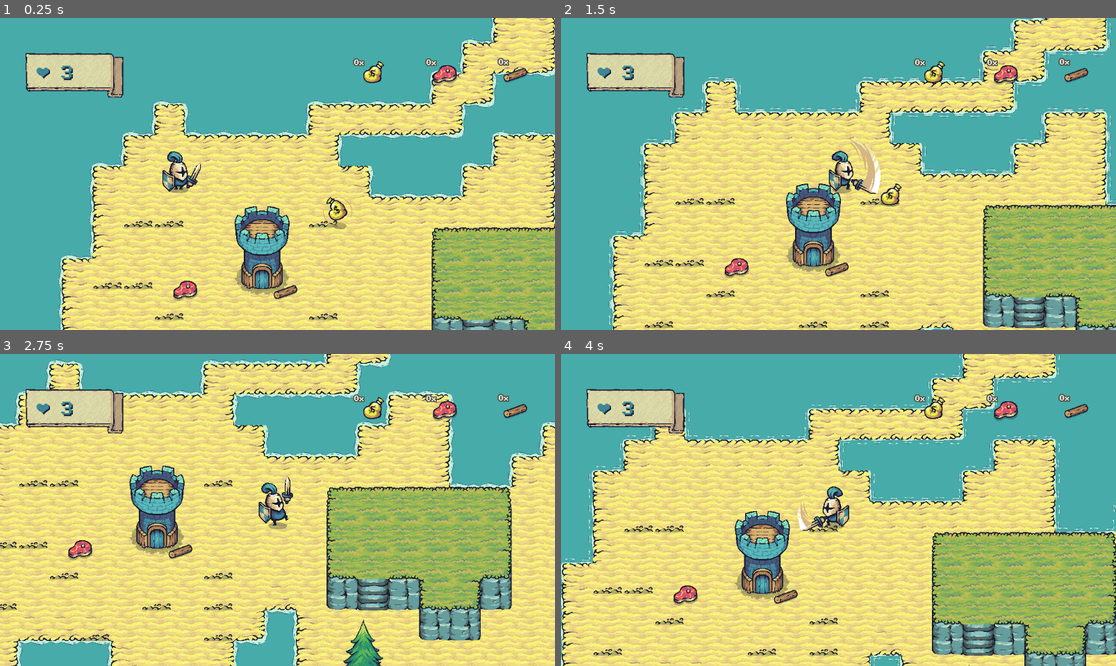
Above: before the commit, frames 1-4 (two rows, left to right).
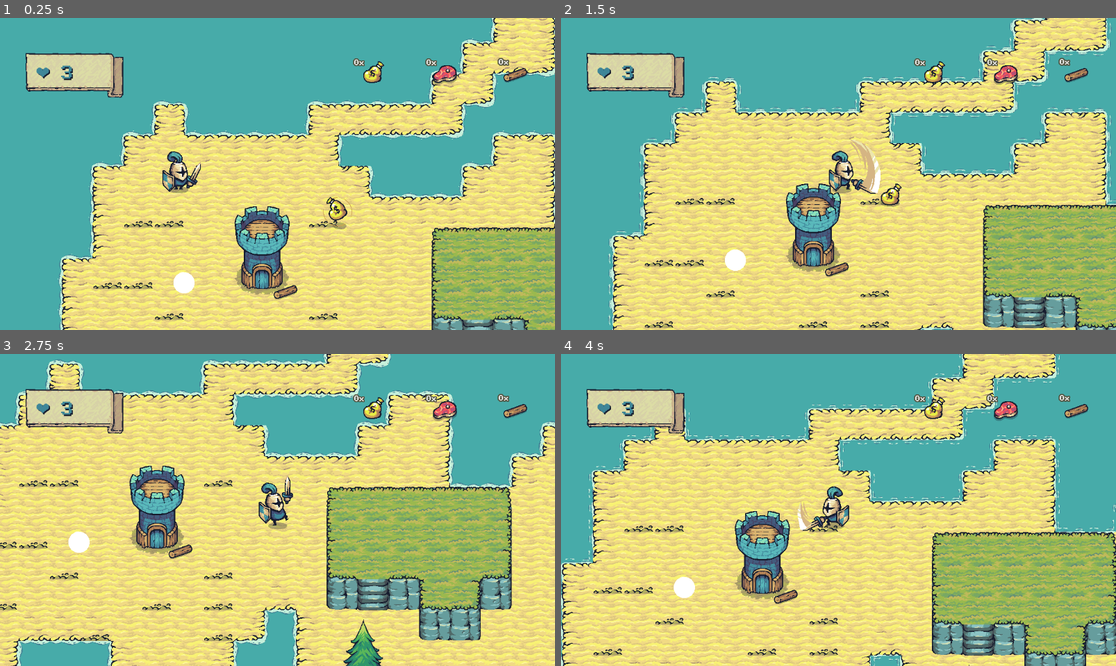
Above: after the commit, the same moments.

Repository: fenath/tower-guard
Game: Godot game, scene res://scenes/main.tscn
Same seed, same stepped clock (60 frames per second), same inputs: the game is played once before the commit and once after it.
Inputs:
- Up to frame 1 (0.25 s): no input
- Up to frame 2 (1.5 s): hold Right (ui_right) 0.53-1.28 s; hold Z (attack) 0.53-1.28 s; hold Down (ui_down) from 1.28 s (still down); tap Z (attack) at 1.35 s
- Up to frame 3 (2.75 s): release Down (ui_down) at 2.03 s; hold Right (ui_right) from 2.03 s (still down); hold Z (attack) from 2.03 s (still down)
- Up to frame 4 (4 s): release Right (ui_right) at 2.78 s; release Z (attack) at 2.78 s; hold Up (ui_up) 2.78-3.53 s; tap Z (attack) at 2.85 s; hold Left (ui_left) from 3.53 s (still down); hold Z (attack) from 3.53 s (still down)

The runs differ from the first frame. In frame 1, 0.3% of the frame differs, in the area x 31-36%, y 81-91%; in frame 2, 0.3%; in frame 3, 0.3%, in the area x 12-17%, y 56-67%; in frame 4, 0.3%.

Commit message:
add healt and hitbox components and healthbar

Diff:
--- a/prefabs/meat.tscn
+++ b/prefabs/meat.tscn
@@ -64,9 +64,9 @@
 "duration": 1.0,
 "texture": SubResource("AtlasTexture_kqexr")
 }],
-"loop": true,
+"loop": false,
 "name": &"spawn",
-"speed": 5.0
+"speed": 10.0
 }]
 
 [sub_resource type="CapsuleShape2D" id="CapsuleShape2D_u7buq"]
@@ -79,7 +79,7 @@
 
 [node name="AnimatedSprite2D" type="AnimatedSprite2D" parent="."]
 sprite_frames = SubResource("SpriteFrames_nekuw")
-animation = &"idle"
+animation = &"spawn"
 
 [node name="CollisionShape2D" type="CollisionShape2D" parent="."]
 position = Vector2(2, 14)
--- /dev/null
+++ b/prefabs/sheep.tscn
@@ -0,0 +1,117 @@
+[gd_scene load_steps=20 format=3 uid="uid://bou6rky8jvdmr"]
+
+[ext_resource type="Texture2D" uid="uid://b5s8lkrg0j0j1" path="res://assets/Resources/Sheep/HappySheep_Idle.png" id="1_lgovn"]
+[ext_resource type="Script" path="res://scripts/sheep.gd" id="1_qs77e"]
+[ext_resource type="PackedScene" uid="uid://io7jjehpxqir" path="res://scenes/components/hitbox_component.tscn" id="2_oxvx7"]
+[ext_resource type="Script" path="res://scripts/health_component.gd" id="2_ycipw"]
+[ext_resource type="PackedScene" uid="uid://bu2pk8tju85xu" path="res://scenes/health_bar.tscn" id="4_krxru"]
+[ext_resource type="PackedScene" uid="uid://cboi10dwwujxm" path="res://prefabs/effects/hit_animation.tscn" id="6_tfhpn"]
+[ext_resource type="Script" path="res://scripts/drop_items.gd" id="7_3b5mt"]
+[ext_resource type="PackedScene" uid="uid://dsb8p4ysfqkdi" path="res://prefabs/meat.tscn" id="8_pxsnm"]
+
+[sub_resource type="AtlasTexture" id="AtlasTexture_xy5yh"]
+atlas = ExtResource("1_lgovn")
+region = Rect2(0, 0, 128, 128)
+
+[sub_resource type="AtlasTexture" id="AtlasTexture_30g1r"]
+atlas = ExtResource("1_lgovn")
+region = Rect2(128, 0, 128, 128)
+
+[sub_resource type="AtlasTexture" id="AtlasTexture_f8ctw"]
+atlas = ExtResource("1_lgovn")
+region = Rect2(256, 0, 128, 128)
+
+[sub_resource type="AtlasTexture" id="AtlasTexture_ml2t2"]
+atlas = ExtResource("1_lgovn")
+region = Rect2(384, 0, 128, 128)
+
+[sub_resource type="AtlasTexture" id="AtlasTexture_xj7wv"]
+atlas = ExtResource("1_lgovn")
+region = Rect2(512, 0, 128, 128)
+
+[sub_resource type="AtlasTexture" id="AtlasTexture_gm8by"]
+atlas = ExtResource("1_lgovn")
+region = Rect2(640, 0, 128, 128)
+
+[sub_resource type="AtlasTexture" id="AtlasTexture_6n2fs"]
+atlas = ExtResource("1_lgovn")
+region = Rect2(768, 0, 128, 128)
+
+[sub_resource type="AtlasTexture" id="AtlasTexture_mm1e4"]
+atlas = ExtResource("1_lgovn")
+region = Rect2(896, 0, 128, 128)
+
+[sub_resource type="SpriteFrames" id="SpriteFrames_uweta"]
+animations = [{
+"frames": [{
+"duration": 1.0,
+"texture": SubResource("AtlasTexture_xy5yh")
+}, {
+"duration": 1.0,
+"texture": SubResource("AtlasTexture_30g1r")
+}, {
+"duration": 1.0,
+"texture": SubResource("AtlasTexture_f8ctw")
+}, {
+"duration": 1.0,
+"texture": SubResource("AtlasTexture_ml2t2")
+}, {
+"duration": 1.0,
+"texture": SubResource("AtlasTexture_xj7wv")
+}, {
+"duration": 1.0,
+"texture": SubResource("AtlasTexture_gm8by")
+}, {
+"duration": 1.0,
+"texture": SubResource("AtlasTexture_6n2fs")
+}, {
+"duration": 1.0,
+"texture": SubResource("AtlasTexture_mm1e4")
+}],
+"loop": true,
+"name": &"default",
+"speed": 10.0
+}]
+
+[sub_resource type="CircleShape2D" id="CircleShape2D_byhft"]
+radius = 19.0
+
+[sub_resource type="CapsuleShape2D" id="CapsuleShape2D_fq8fe"]
+radius = 8.0
+height = 34.0
+
+[node name="Sheep" type="CharacterBody2D"]
+script = ExtResource("1_qs77e")
+
+[node name="Sprite" type="AnimatedSprite2D" parent="."]
+sprite_frames = SubResource("SpriteFrames_uweta")
+
+[node name="HitboxComponent" parent="." node_paths=PackedStringArray("health_component") instance=ExtResource("2_oxvx7")]
+health_component = NodePath("../HealthComponent")
+
+[node name="CollisionShape2D" type="CollisionShape2D" parent="HitboxComponent"]
+shape = SubResource("CircleShape2D_byhft")
+
+[node name="HealthComponent" type="Node2D" parent="."]
+script = ExtResource("2_ycipw")
+MAX_HEALTH = 5
+
+[node name="CollisionShape2D" type="CollisionShape2D" parent="."]
+position = Vector2(0, 8)
+rotation = 1.5708
+shape = SubResource("CapsuleShape2D_fq8fe")
+
+[node name="HealthBar" parent="." node_paths=PackedStringArray("health_component") instance=ExtResource("4_krxru")]
+offset_left = -22.0
+offset_top = -26.0
+offset_right = 28.0
+offset_bottom = -20.0
+health_component = NodePath("../HealthComponent")
+
+[node name="HitAnimation" parent="." instance=ExtResource("6_tfhpn")]
+
+[node name="DropItems" type="Node2D" parent="."]
+script = ExtResource("7_3b5mt")
+MIN_DROP = 1
+MAX_DROP = 4
+item = ExtResource("8_pxsnm")
--- a/prefabs/tree.tscn
+++ b/prefabs/tree.tscn
@@ -1,9 +1,10 @@
-[gd_scene load_steps=14 format=3 uid="uid://bm5i5qwn085kf"]
+[gd_scene load_steps=16 format=3 uid="uid://bm5i5qwn085kf"]
 
 [ext_resource type="Texture2D" uid="uid://dfhun0rxuho42" path="res://assets/Resources/Trees/Tree.png" id="1_ev32q"]
 [ext_resource type="Script" path="res://scripts/tree.gd" id="1_r4wqh"]
 [ext_resource type="Script" path="res://scripts/health_component.gd" id="3_536mh"]
 [ext_resource type="PackedScene" uid="uid://cboi10dwwujxm" path="res://prefabs/effects/hit_animation.tscn" id="4_qtakn"]
+[ext_resource type="Script" path="res://scripts/hitbox_component.gd" id="4_vpb1d"]
 
 [sub_resource type="AtlasTexture" id="AtlasTexture_aja1u"]
 atlas = ExtResource("1_ev32q")
@@ -75,6 +76,9 @@
 [sub_resource type="RectangleShape2D" id="RectangleShape2D_onxyc"]
 size = Vector2(25, 40)
 
+[sub_resource type="RectangleShape2D" id="RectangleShape2D_pkd5u"]
+size = Vector2(51, 124)
+
 [node name="Tree" type="StaticBody2D"]
 collision_mask = 3
 script = ExtResource("1_r4wqh")
@@ -90,4 +94,12 @@
 position = Vector2(1.5, 54)
 shape = SubResource("RectangleShape2D_onxyc")
 
+[node name="HitboxComponent" type="Area2D" parent="." node_paths=PackedStringArray("health_component")]
+script = ExtResource("4_vpb1d")
+health_component = NodePath("../HealthComponent")
+
+[node name="CollisionShape2D" type="CollisionShape2D" parent="HitboxComponent"]
+position = Vector2(0.5, 12)
+shape = SubResource("RectangleShape2D_pkd5u")
+
 [node name="HitAnimation" parent="." instance=ExtResource("4_qtakn")]
--- /dev/null
+++ b/scenes/components/hitbox_component.tscn
@@ -0,0 +1,6 @@
+[gd_scene load_steps=2 format=3 uid="uid://io7jjehpxqir"]
+
+[ext_resource type="Script" path="res://scripts/hitbox_component.gd" id="1_bpf0t"]
+
+[node name="HitboxComponent" type="Area2D"]
+script = ExtResource("1_bpf0t")
--- a/scenes/health_bar.tscn
+++ b/scenes/health_bar.tscn
@@ -1,6 +1,9 @@
-[gd_scene load_steps=5 format=3 uid="uid://bu2pk8tju85xu"]
+[gd_scene load_steps=6 format=3 uid="uid://bu2pk8tju85xu"]
 
 [ext_resource type="Script" path="res://scripts/health_bar.gd" id="1_f1ydy"]
+
+[sub_resource type="StyleBoxFlat" id="StyleBoxFlat_ygchq"]
+bg_color = Color(0.6, 0.6, 0.6, 0)
 
 [sub_resource type="StyleBoxFlat" id="StyleBoxFlat_7ky2t"]
 bg_color = Color(0.403922, 0.568627, 0.458824, 1)
@@ -21,8 +24,10 @@
 shadow_offset = Vector2(0, 1)
 
 [node name="HealthBar" type="ProgressBar"]
+z_index = 1
 offset_right = 300.0
 offset_bottom = 12.0
+theme_override_styles/background = SubResource("StyleBoxFlat_ygchq")
 theme_override_styles/fill = SubResource("StyleBoxFlat_7ky2t")
 step = 1.0
 value = 50.0
@@ -30,6 +35,7 @@
 script = ExtResource("1_f1ydy")
 
 [node name="Timer" type="Timer" parent="."]
+wait_time = 0.6
 one_shot = true
 
 [node name="DamageBar" type="ProgressBar" parent="."]
--- a/scripts/health_bar.gd
+++ b/scripts/health_bar.gd
@@ -1,9 +1,11 @@
 class_name HealthBar extends ProgressBar
 
-@onready var damage_bar = $damage_bar
 @onready var timer = $Timer
+@onready var damage_bar: ProgressBar = $DamageBar
 
 var health = 0 : set = _set_health
+
+@export var health_component: HealthComponent
 
 func init_health(_health: int) -> void:
 	health = _health
@@ -28,3 +30,12 @@
 
 func _on_timer_timeout() -> void:
 	damage_bar.value = health
+
+func _ready() -> void:
+	if health_component:
+		init_health(health_component.MAX_HEALTH)
+
+func _process(delta: float) -> void:
+	if health_component:
+		if self.health != health_component.health:
+			self.health = health_component.health
--- a/scripts/health_component.gd
+++ b/scripts/health_component.gd
@@ -1,7 +1,6 @@
 class_name HealthComponent extends Node2D
 
-@export var health_bar: HealthBar = null
-@export var MAX_HEALTH: int = 10
+@export var MAX_HEALTH: int = 0
 var health: int
 
 signal die
@@ -9,16 +8,9 @@
 func _ready() -> void:
 	health = MAX_HEALTH
 
-	if health_bar:
-		health_bar.init_health(MAX_HEALTH)
-
 func damage(attack: Attack) -> void:
 	if health <= 0:
 		return
 	health -= attack.damage
 	if health <= 0:
 		die.emit()
-		health_bar = null
-
-	if health_bar:
-		health_bar.health -= attack.damage
--- /dev/null
+++ b/scripts/hitbox_component.gd
@@ -0,0 +1,10 @@
+class_name HitboxComponent extends Area2D
+
+@export var health_component: HealthComponent
+
+signal hit
+
+func damage(attack: Attack) -> void:
+	if health_component:
+		health_component.damage(attack)
+	hit.emit()
--- a/scripts/meat.gd
+++ b/scripts/meat.gd
@@ -1,9 +1,17 @@
 class_name Meat extends Area2D
 
 signal meat_up #sinal da colisão do meat com player
+
+@onready var animated_sprite_2d: AnimatedSprite2D = $AnimatedSprite2D
+
 
 #Verificação da colisão do meat com player
 func _on_body_entered(body):
 	hide()
 	meat_up.emit()
 	queue_free()
+
+func spawn() -> void:
+	animated_sprite_2d.play('spawn')
+	await animated_sprite_2d.animation_finished
+	animated_sprite_2d.play('idle')
--- /dev/null
+++ b/scripts/sheep.gd
@@ -0,0 +1,20 @@
+class_name Sheep extends CharacterBody2D
+
+@onready var health_component: HealthComponent = $HealthComponent
+@onready var hitbox_component: HitboxComponent = $HitboxComponent
+@onready var hit_animation: AnimationPlayer = $HitAnimation
+@onready var drop_items: DropItems = $DropItems
+
+const SPEED = 150.0
+
+func damage() -> void:
+	hit_animation.play('hit')
+
+func die() -> void:
+	drop_items.drop_items()
+	queue_free()
+	hitbox_component.hit.disconnect(damage)
+
+func _ready() -> void:
+	hitbox_component.hit.connect(damage)
+	health_component.die.connect(die)
--- a/scripts/tree.gd
+++ b/scripts/tree.gd
@@ -9,13 +9,13 @@
 @onready var sprite: AnimatedSprite2D = $Sprite
 @onready var health_component: HealthComponent = $HealthComponent
 @onready var hit_animation: AnimationPlayer = $HitAnimation
+@onready var hitbox_component: HitboxComponent = $HitboxComponent
 
-func damage(attack: Attack) -> void:
+func damage() -> void:
 	if health_component.health <= 0:
 		return
 	sprite.play('hit')
 	hit_animation.play('hit')
-	health_component.damage(attack)
 
 func drop_items():
 	var wood_qty = randi_range(MIN_DROP, MAX_DROP)
@@ -39,6 +39,8 @@
 	health_component.MAX_HEALTH = 3
 	health_component.health = 3
 	health_component.die.connect(drop_items)
+	hitbox_component.hit.connect(damage)
+
 
 func _sprite_finished() -> void:
 	if sprite.animation == 'chopped':
